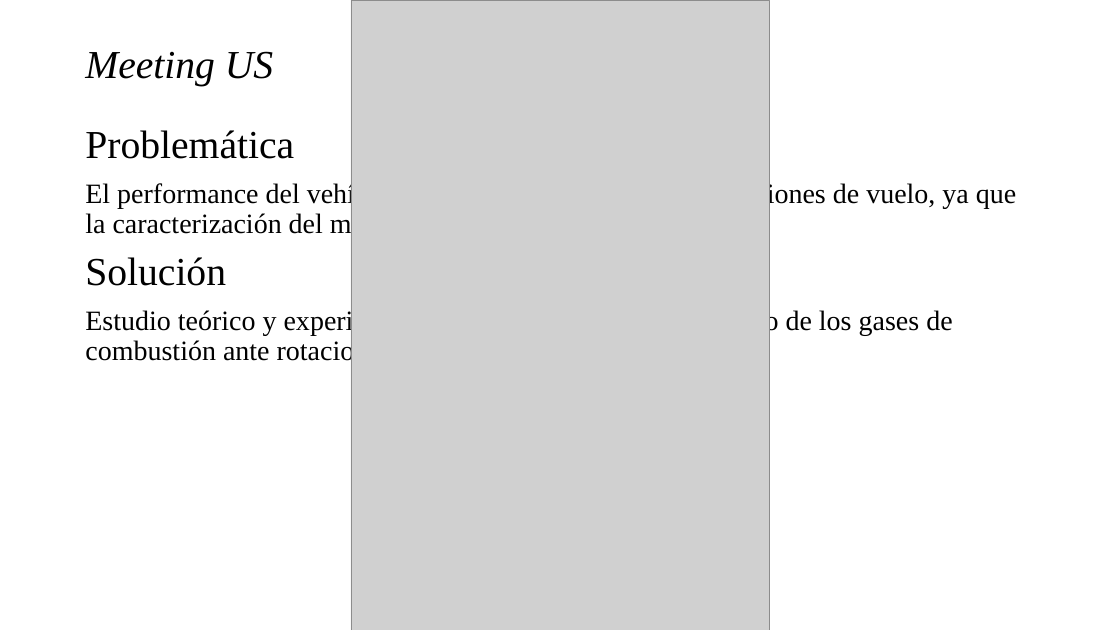
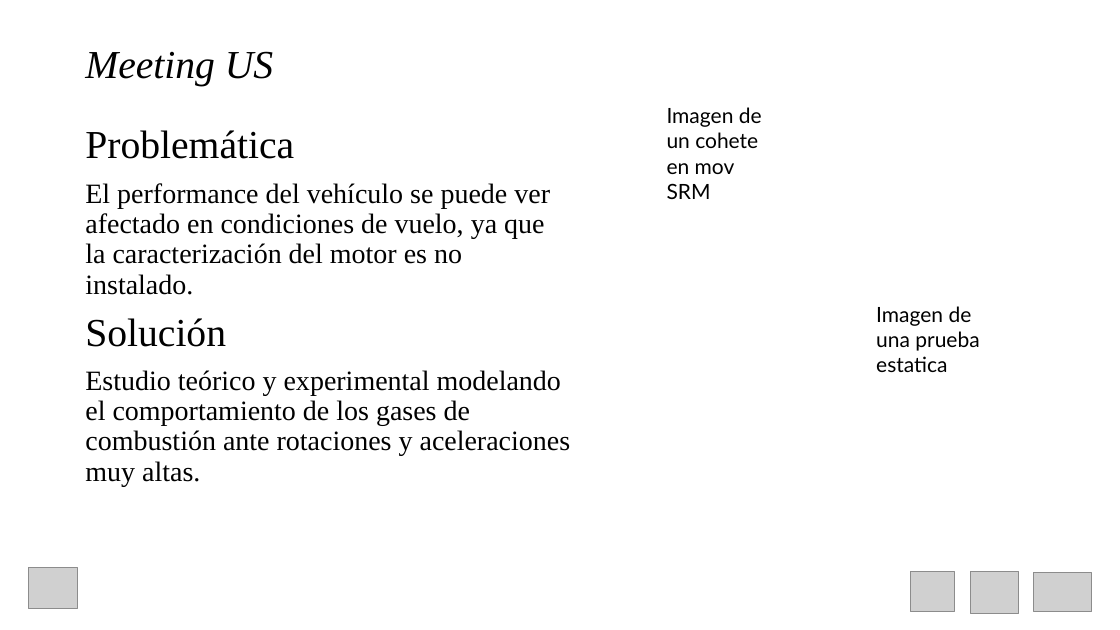
Before and after one commit to Archimedean2345/The-thermal-repository, a slide deck: slide 3 of Programa Flammam - R&D Propulsion Seminary.pptx. Drawn at 1120x630 pixels with LibreOffice and Linux fonts; fonts in the diff are those of the drawing; grey boxes stand for pictures; background and template pictures are left out. Boxes give left, top, right and bottom in pixels: in the first picture for what was removed or moved away, otherwise in the second. Text is boxed around its words. In the diff, an @@ line names an element or a change of style, - is before the commit and + after.

```diff
--- a/Programa Flammam - R&D Propulsion Seminary.pptx
+++ b/Programa Flammam - R&D Propulsion Seminary.pptx
@@ picture removed at [351, 0, 770, 630] @@
@@ text added at [667, 107, 762, 199], 18 pt, text #000000 @@
+Imagen de un cohete en mov SRM
@@ text "Problemática" rewrapped from [85, 130, 1016, 365] to [85, 130, 571, 486] @@
@@ text added at [876, 306, 979, 372], 18 pt, text #000000 @@
+Imagen de una prueba estatica
@@ group added at [29, 568, 1092, 613]: 4 pictures @@
```
Also in this commit, not shown: 2 other slides changed.
